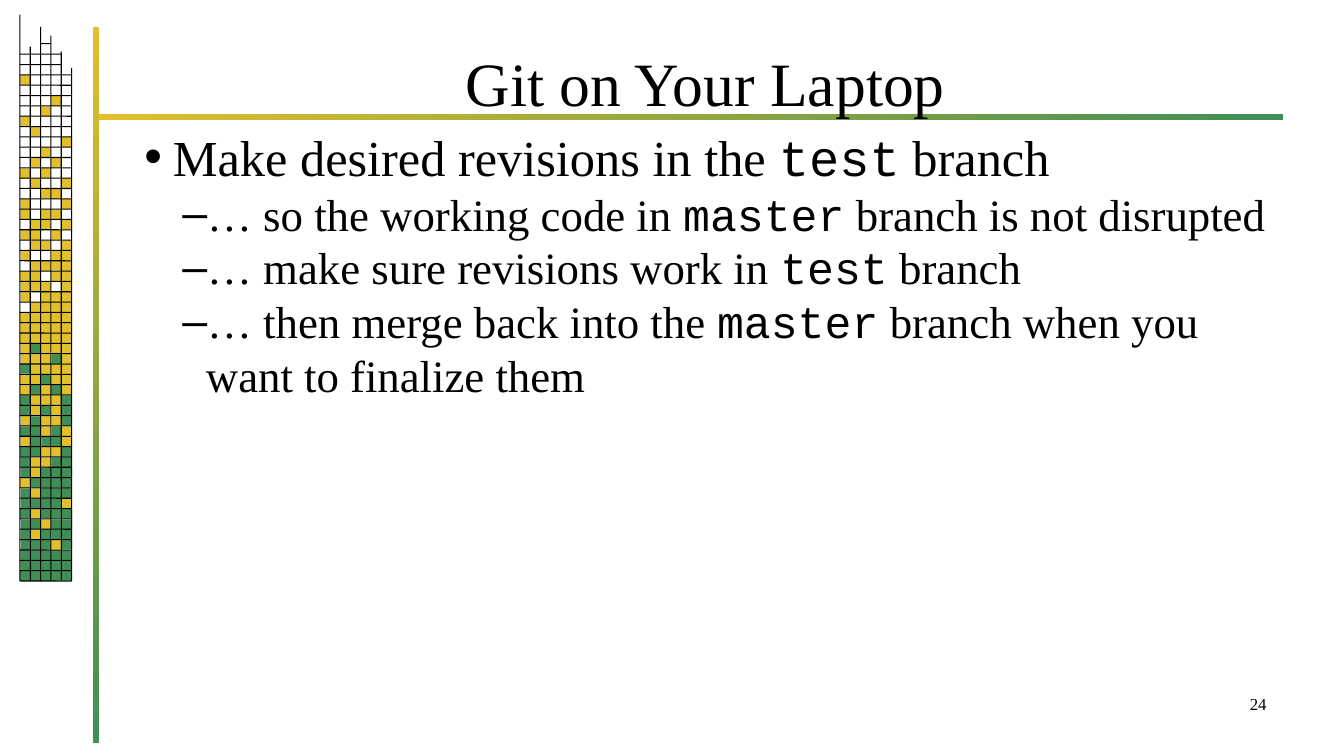
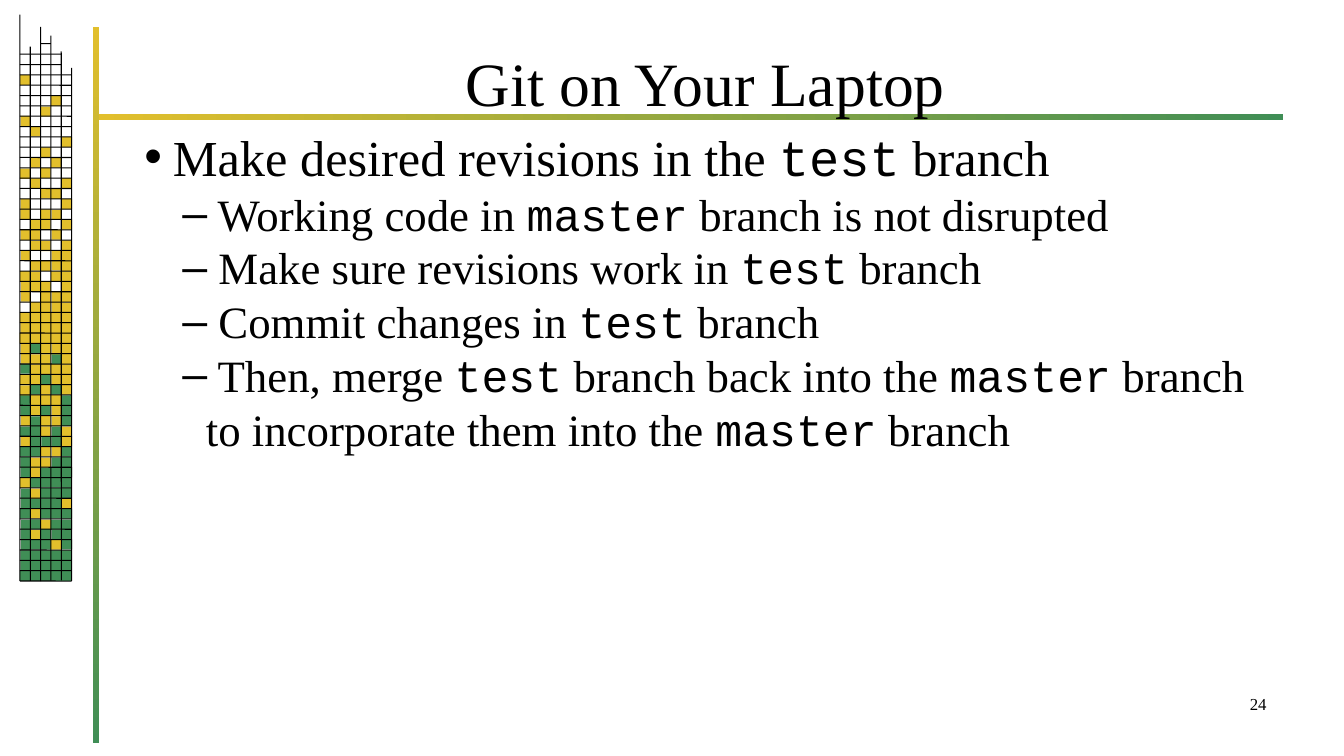
Before and after one commit to jrb28/git, a slide deck: slide 24 of 26bGit.pptx. Drawn at 1344x756 pixels with LibreOffice and Linux fonts; fonts in the diff are those of the drawing; background and template pictures are left out. Boxes give left, top, right and bottom in pixels: in the first picture for what was removed or moved away, otherwise in the second. Text is boxed around its words. In the diff, an @@ line names an element or a change of style, - is before the commit and + after.

```diff
--- a/26bGit.pptx
+++ b/26bGit.pptx
@@ text at [206, 200, 1244, 455]: text changed @@
-  – … so the working code in master branch is not disrupted
-  – … make sure revisions work in test branch
-  – … then merge back into the master branch when you want to finalize them
+  – Working code in master branch is not disrupted
+  – Make sure revisions work in test branch
+  – Commit changes in test branch
+  – Then, merge test branch back into the master branch to incorporate them into the master branch
```
Also in this commit, not shown: 22 other slides changed, 1 other file.
